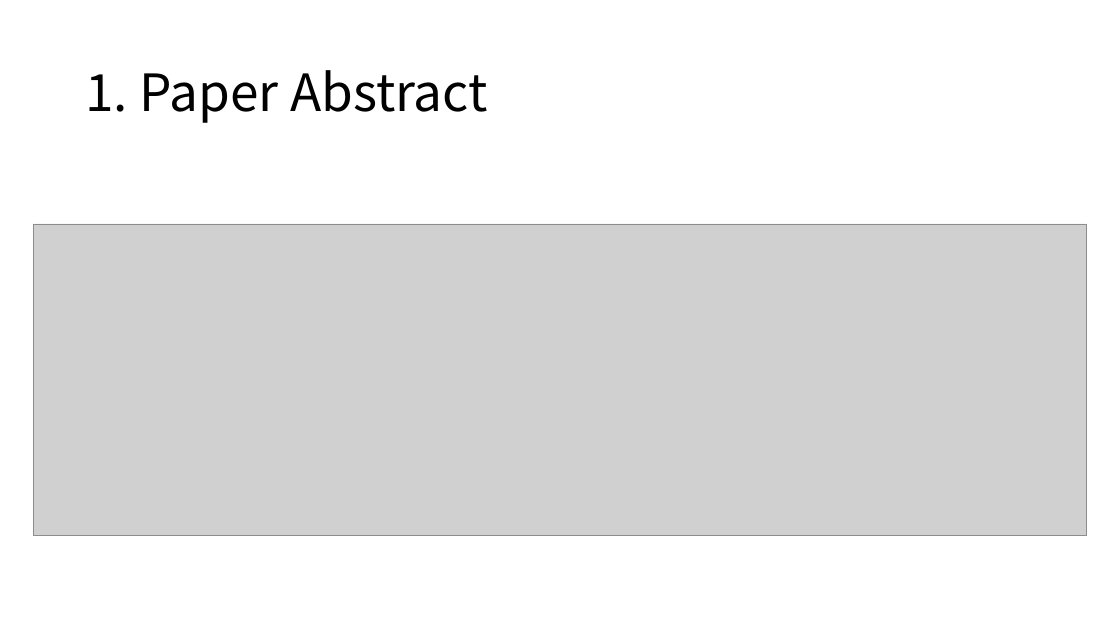
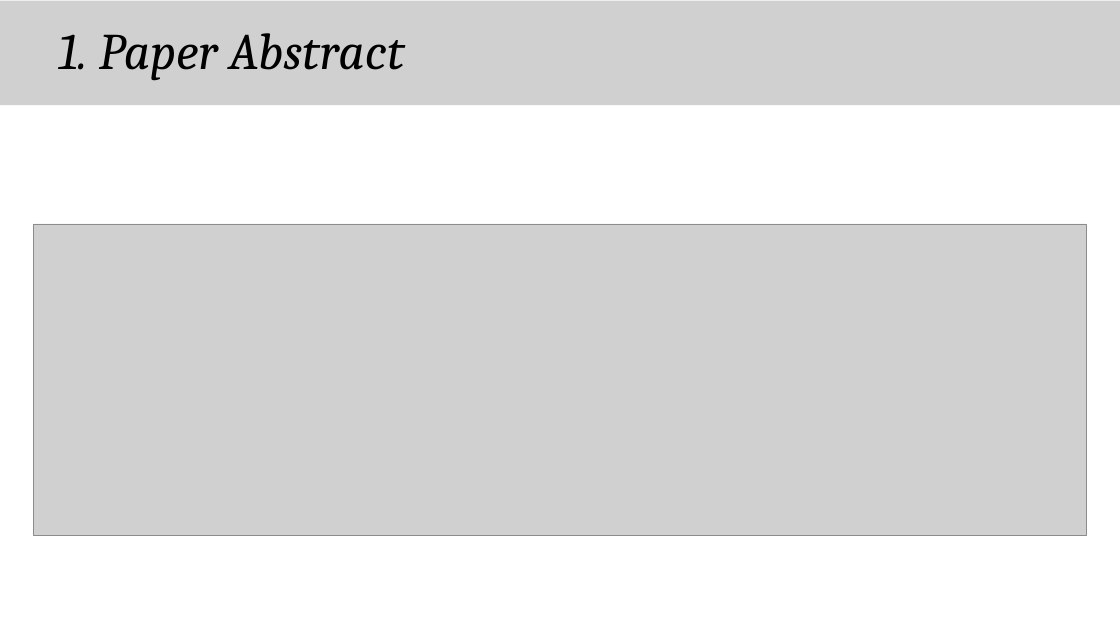
Before and after one commit to chroion/paper-review, a slide deck: slide 6 of Patch Distribution Modeling Framework for Anomaly Detection and Localization/Patch Distribution Modeling Framework for Anomaly Detection and Localization(eng).pptx (slide 5 before the commit). Drawn at 1120x630 pixels with LibreOffice and Linux fonts; fonts in the diff are those of the drawing; grey boxes stand for pictures. Boxes give left, top, right and bottom in pixels: in the first picture for what was removed or moved away, otherwise in the second. Text is boxed around its words. In the diff, an @@ line names an element or a change of style, - is before the commit and + after.

Commit message:
6th paper

```diff
--- a/Patch Distribution Modeling Framework for Anomaly Detection and Localization/Patch Distribution Modeling Framework for Anomaly Detection and Localization(eng).pptx
+++ b/Patch Distribution Modeling Framework for Anomaly Detection and Localization/Patch Distribution Modeling Framework for Anomaly Detection and Localization(eng).pptx
@@ picture added at box(0, 1, 1120, 105) @@
@@ text "1. Paper Abstract": place and size @@
-text "1. Paper Abstract" at box(85, 70, 488, 123)
+text "1. Paper Abstract" at box(58, 33, 405, 80)
@@ text "1. Paper Abstract" at box(58, 33, 405, 80): font Noto Sans CJK KR to Cambria, italic on @@
```
Also in this commit, not shown: 8 other slides changed, 3 slides added, 1 slide removed.
